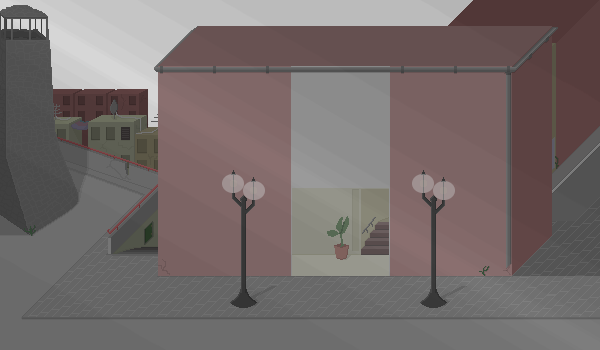
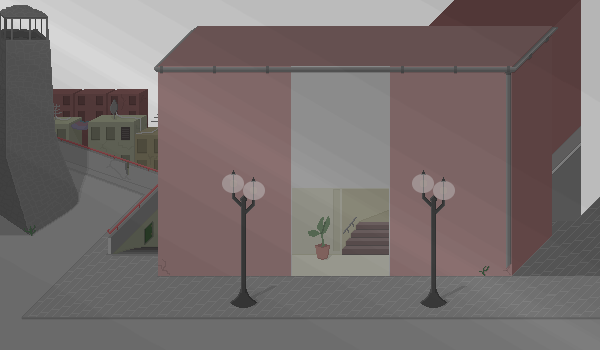
Revision of a layered w=600, h=350 image; what changed, layer by layer:
painted on "fortebraccio_panorama" over (x1=308, y1=0, x2=600, y2=260)
